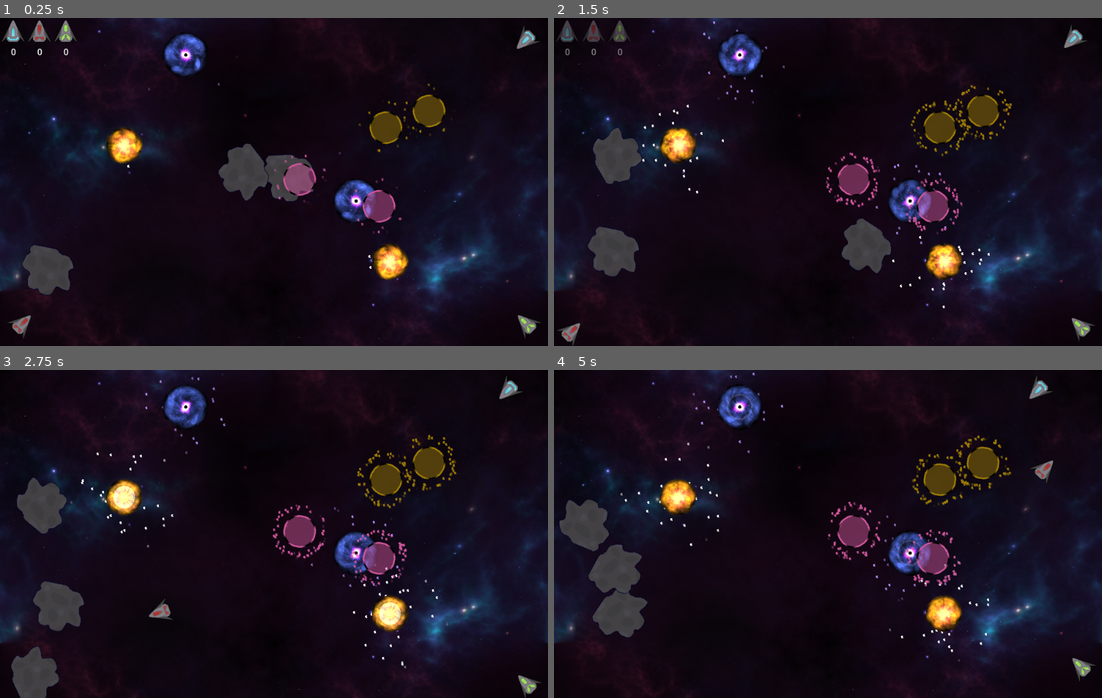
Above: before the commit, frames 1-4 (two rows, left to right).
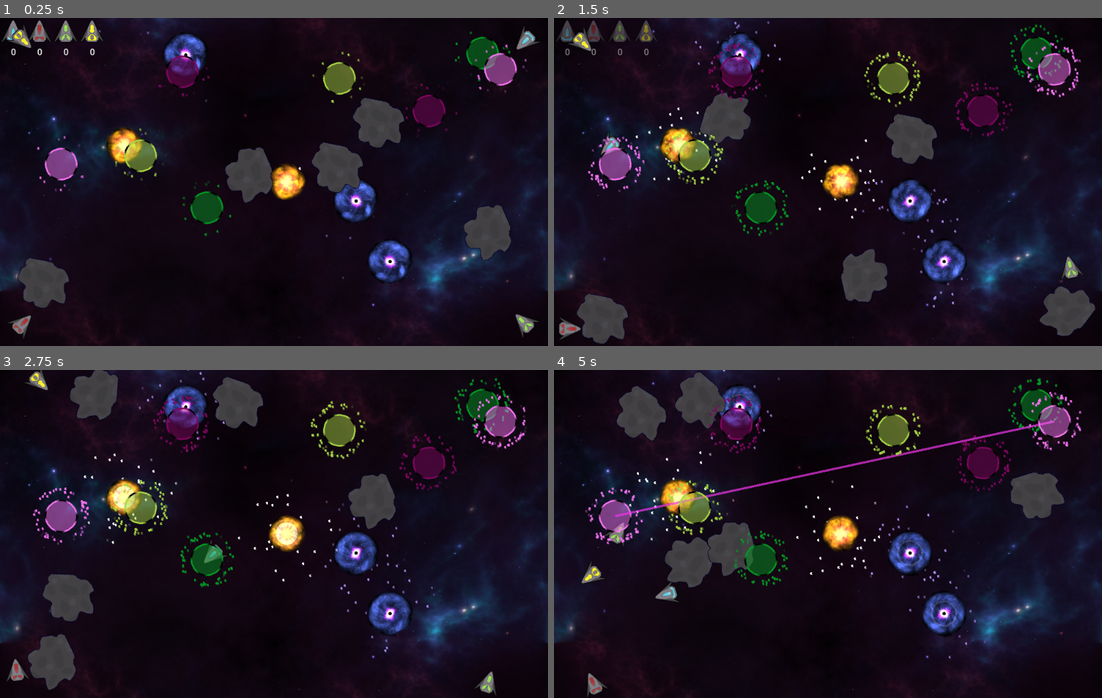
Above: after the commit, the same moments.

Repository: NoElkaTheGod/vague-nonspecific-repository
Game: Godot game, scene res://scenes/root.tscn
Two runs of this game, one before a commit and one after it. Both use one fixed random seed, a clock stepped at 60 frames per second and the inputs below.
Inputs:
- Up to frame 1 (0.25 s): no input
- Up to frame 2 (1.5 s): no input
- Up to frame 3 (2.75 s): no input
- Up to frame 4 (5 s): no input

The runs differ from the first frame. In frame 1, 11% of the frame differs, in the area x 1-99%, y 0-98%; in frame 2, 16%; in frame 3, 15%; in frame 4, 17%, in the area x 1-99%, y 0-100%.

Commit message:
Change stuff

Diff:
--- a/scripts/GameManager.gd
+++ b/scripts/GameManager.gd
@@ -1,17 +1,18 @@
 class_name GameManager extends Node
 
 var players: Array[Player]
+var alive_players: Array[Player]
 var attractors: Array[Attractor]
 var repulsors: Array[Repulsor]
 var wormholes: Array[Wormhole]
 var rocks: Array[Rock]
 var powerups: Array[Powerup]
-var player_amount: int = 3
-var attractor_amount: int = 2
-var repulsor_amount: int = 2
-var wormhole_pairs: int = 2
-var rock_amount: int = 3
-var powerup_spawn_cd: int = 600
+var player_amount: int = 4
+var attractor_amount: int = randi_range(1, 3)
+var repulsor_amount: int = randi_range(1, 3)
+var wormhole_pairs: int = randi_range(1, 4)
+var rock_amount: int = randi_range(1, 7)
+var powerup_spawn_cd: int = 500
 var timer: int
 var timer_2: int = -1
 var player_score: Array[int]
@@ -41,8 +42,8 @@
 	return velocity
 
 func im_dead_lol(player: Player) -> void:
-	players.erase(player)
-	if players.size() <= 1:
+	alive_players.erase(player)
+	if alive_players.size() <= 1:
 		timer_2 = 60
 
 func _physics_process(_delta: float) -> void:
@@ -71,6 +72,8 @@
 		players[i].position = main_camera.get_arena_corner(i)
 		players[i].rotation = main_camera.get_arena_corner_direction(i)
 		add_child(players[i])
+	alive_players.resize(player_amount)
+	alive_players = players
 	attractors.resize(attractor_amount)
 	for i in range(attractor_amount):
 		attractors[i] = attractor_scene.instantiate()
@@ -103,8 +106,8 @@
 		wormholes[i * 2 + 1].position = main_camera.get_random_spot()
 
 func end_round() -> void:
-	if players[0] != null:
-		player_score[players[0].player] += 1
+	if alive_players.size() > 0:
+		player_score[alive_players[0].player] += 1
 	scoreboard.update_player_score()
 	for item in idle_projectile_manager.get_children():
 		item.free()
@@ -124,4 +127,9 @@
 		item = null
 	powerups.resize(0)
 	timer = 0
+	attractor_amount = randi_range(1, 3)
+	repulsor_amount = randi_range(1, 3)
+	wormhole_pairs = randi_range(1, 4)
+	rock_amount = randi_range(1, 7)
 	start_round()
+	start_round()
--- a/scripts/powerup.gd
+++ b/scripts/powerup.gd
@@ -15,6 +15,7 @@
 
 func _physics_process(_delta: float) -> void:
 	position = position.move_toward(destination, 1)
+	game_manager.account_for_attractors(position, position, 5)
 	if position == destination:
 		game_manager.powerups.erase(self)
 		queue_free()
--- a/scripts/wormhole.gd
+++ b/scripts/wormhole.gd
@@ -2,6 +2,7 @@
 
 var linked_wormhole: Wormhole
 var activation_cd := 30
+var displaying_line := 0
 @onready var particles := $GPUParticles2D
 @onready var sprite := $Sprite2D
 @onready var sound := $AudioStreamPlayer
@@ -18,10 +19,19 @@
 	linked_wormhole.enter_cd()
 	body.global_position += linked_wormhole.global_position - global_position
 	sound.play()
+	displaying_line = 10
+	queue_redraw()
+
+func _draw() -> void:
+	if displaying_line > 0:
+		draw_line(Vector2.ZERO, linked_wormhole.global_position - global_position, modulate * Color(1, 1, 1, displaying_line / 10.0), 4)
 
 func _process(_delta: float) -> void:
 	sprite.rotate(0.02 + (activation_cd / 100.0))
 
 func _physics_process(_delta: float) -> void:
+	if displaying_line > 0:
+		displaying_line -= 1
+		queue_redraw()
 	if activation_cd > 0:
 		activation_cd -= 1
Not shown: 1 places in scenes/wormhole.tscn that only renumber resources
